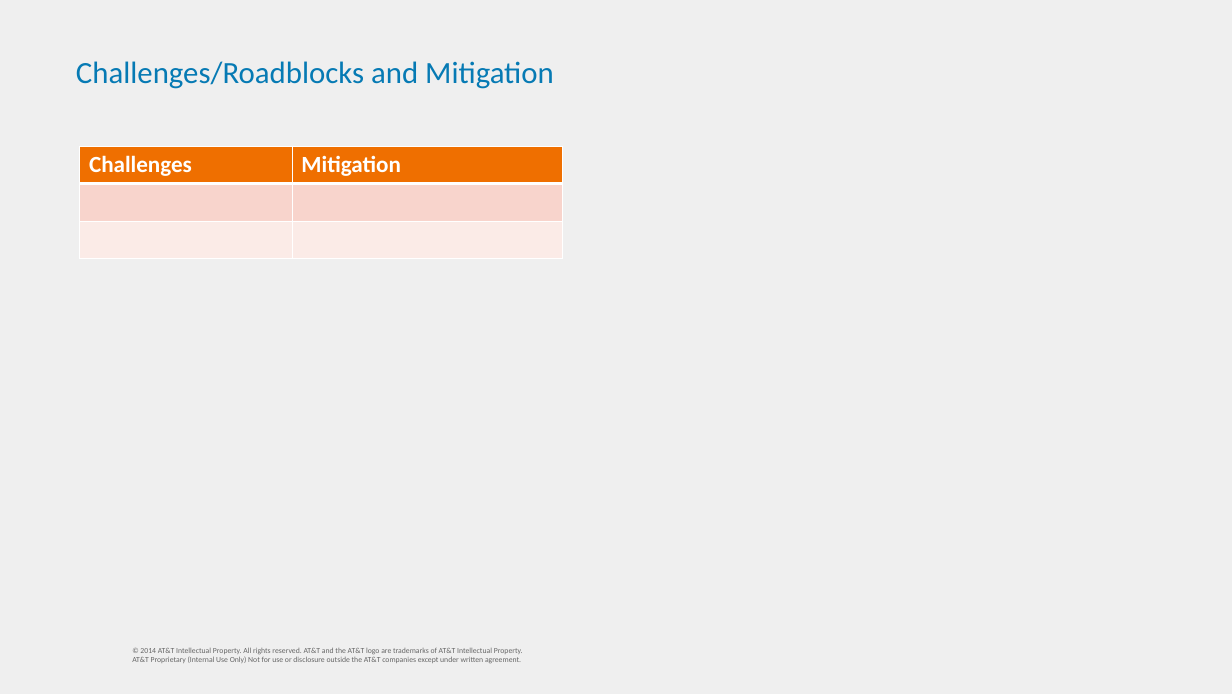
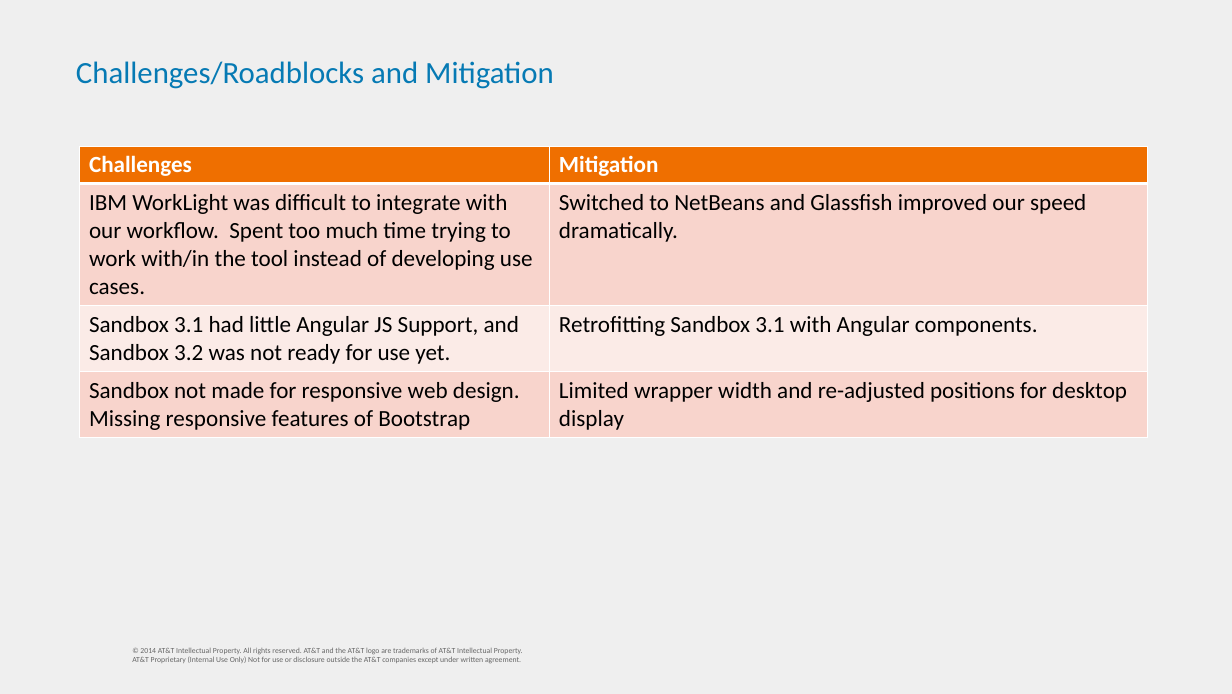
Before and after one commit to km4657/BraveHackers2014, a slide deck: slide 11 of shortener/BraveHackers/web/presentation/Mobilithon_Final_Presentation_Bravehackers.pptx (slide 10 before the commit). Drawn at 1232x694 pixels with LibreOffice and Linux fonts; fonts in the diff are those of the drawing; background and template pictures are left out. Boxes give left, top, right and bottom in pixels: in the first picture for what was removed or moved away, otherwise in the second. Text is boxed around its words. In the diff, an @@ line names an element or a change of style, - is before the commit and + after.

```diff
--- a/shortener/BraveHackers/web/presentation/Mobilithon_Final_Presentation_Bravehackers.pptx
+++ b/shortener/BraveHackers/web/presentation/Mobilithon_Final_Presentation_Bravehackers.pptx
@@ table at <box>80,146,1147,434</box> @@
-row 2:  | 
-row 3:  | 
+row 2: IBM WorkLight was difficult to integrate with our workflow. Spent too much time trying to work with/in the tool instead of developing use cases. | Switched to NetBeans and Glassfish improved our speed dramatically.
+row 3: Sandbox 3.1 had little Angular JS Support, and Sandbox 3.2 was not ready for use yet. | Retrofitting Sandbox 3.1 with Angular components.
+row 4: Sandbox not made for responsive web design. Missing responsive features of Bootstrap | Limited wrapper width and re-adjusted positions for desktop display
@@ table: place and size @@
-table at <box>80,146,562,259</box>
+table at <box>80,146,1147,434</box>
```
Also in this commit, not shown: 4 other slides changed, 2 slides added, 1 slide removed, 5 other files.
